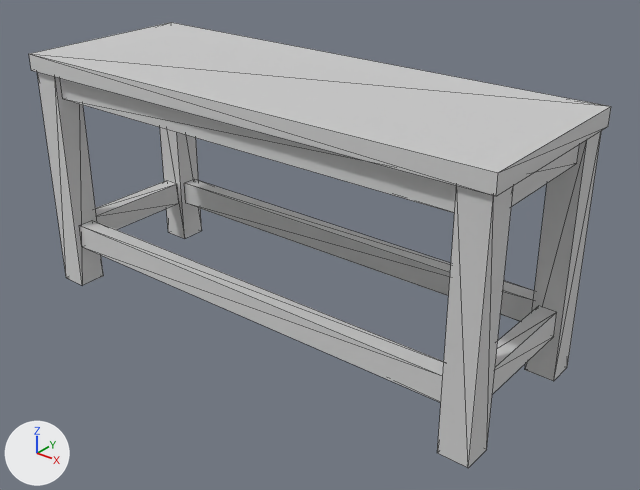
The glTF model assets/models/maps/docks/Dock_Props_Bench.gltf: old version first, new version second.
Both versions are drawn from a camera (50 mm lens) standing at (1.087, -1.27, 0.986) and looking at (0.065, 0.007, 0.195). Arrows for +X, +Y and +Z are at lower left; the lights stay in place. The first picture is the older version. Mesh edges are drawn as thin lines.

The older version as bpy lines, for what is in view:
```python
mat_docktrim_mat = principled_material('DockTrim_Mat')
mat_docktrim_mat.base_color = (0.8, 0.8, 0.8)  # white #e7e7e7
mat_docktrim_mat.metallic = 1.0
mat_docktrim_mat.roughness = 1.0
me_props_bench = bpy.data.meshes.new('Props_Bench')
me_props_bench.from_pydata(...)  # 104 vertices, 108 faces; spans x -0.552..0.552, y -0.201..0.201, z 0.0..0.534
me_props_bench.materials.append(mat_docktrim_mat)  # white #e7e7e7
ob_dock_props_bench = bpy.data.objects.new('Dock_Props_Bench', me_props_bench)
ob_dock_props_bench.location = (0.0, 0.0, 0.0)
```
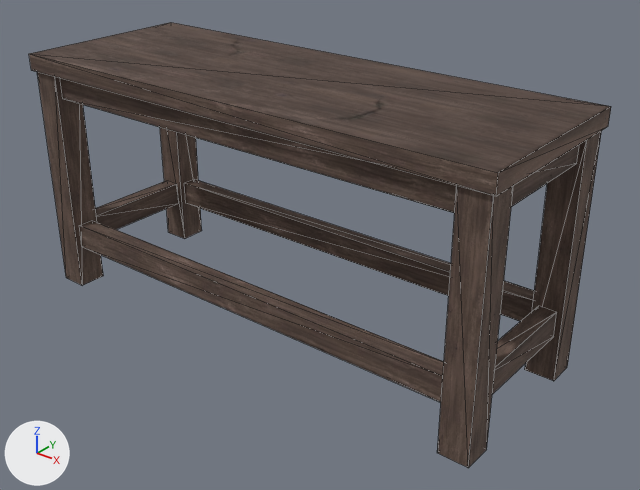
What changed in the scene script:
```text
Add img_docktrim_diffuse:
    img_docktrim_diffuse = load_image('DockTrim_Diffuse', 'DockTrim_Diffuse.jpg', 1024, 1024, 'sRGB')
Add img_docktrim_normal:
    img_docktrim_normal = load_image('DockTrim_Normal', 'DockTrim_Normal.jpg', 1024, 1024, 'Non-Color')
Change mat_docktrim_mat:
    where n0 = _N.new('ShaderNodeBsdfPrincipled'); n0.name = 'Principled BSDF'
    remove n0.inputs[1].default_value = 1.0  # 'Metallic'
    n0.inputs[2].default_value: 1.0 -> 0.85  # 'Roughness'
    add n2 = _N.new('ShaderNodeTexImage'); n2.name = 'Image Texture'
    add n2.image = img_docktrim_diffuse
    add n3 = _N.new('ShaderNodeNormalMap'); n3.name = 'Normal Map'
    add n3.uv_map = 'UVMap'
    add n4 = _N.new('ShaderNodeTexImage'); n4.name = 'Image Texture.001'
    add n4.image = img_docktrim_normal
    add _L.new(n2.outputs[0], n0.inputs[0])  # 'Color' to 'Base Color'
    add _L.new(n3.outputs[0], n0.inputs[5])  # 'Normal' to 'Normal'
    add _L.new(n4.outputs[0], n3.inputs[1])  # 'Color' to 'Color'
```

Boxes [x1, y1, x2, y2] around the edits, measured in the pictures (640 x 490 px):
'Dock_Props_Bench', surface changed (white to brown)
    both: [29, 22, 611, 468]
